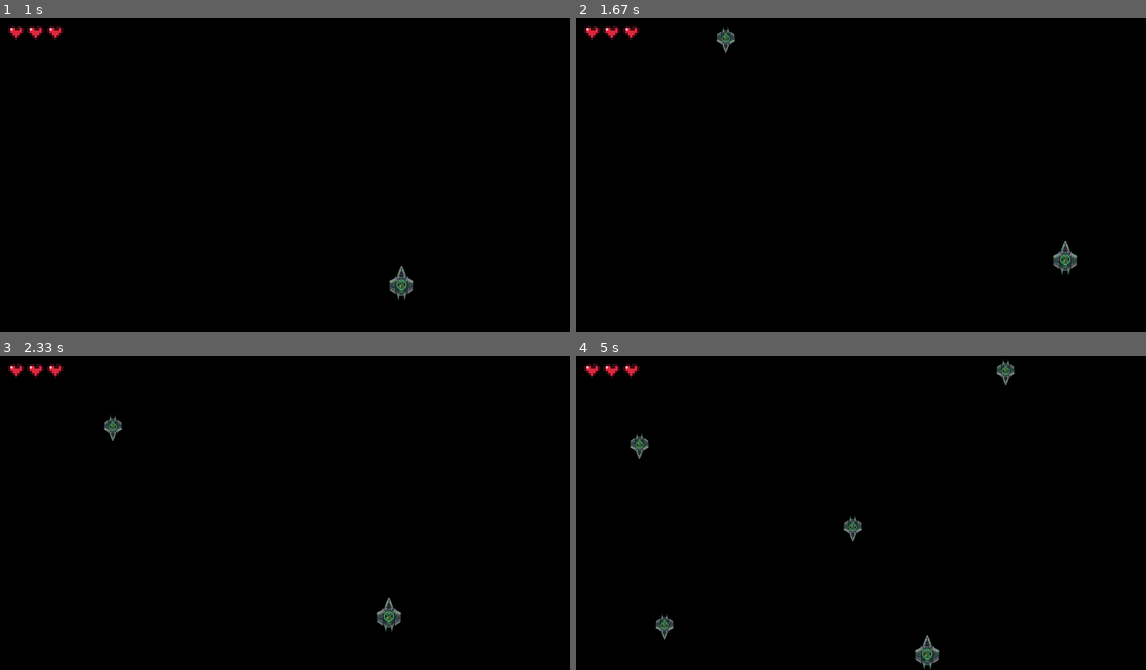
Above: before the commit, frames 1-4 (two rows, left to right).
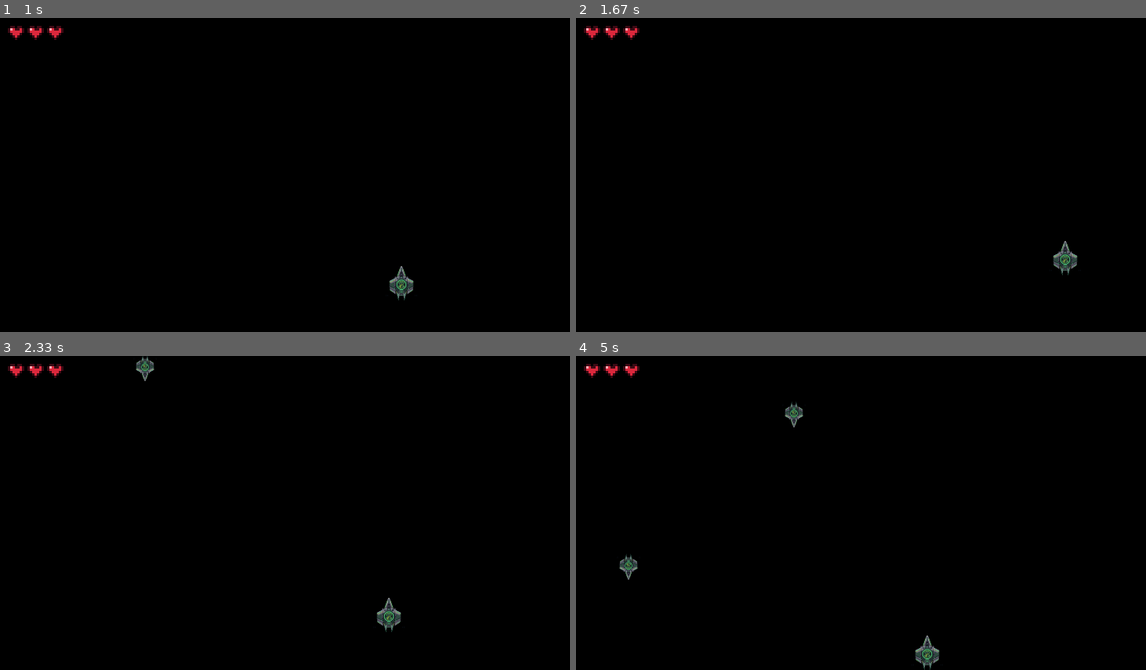
Above: after the commit, the same moments.

Repository: Nikolas-05/Pygame-Demo
Game: pygame game, started from Main.py
Same seed, same stepped clock (60 frames per second), same inputs: the game is played once before the commit and once after it.
Inputs:
- Up to frame 1 (1 s): hold Right 0.33-0.8 s; hold Up from 0.83 s (still down)
- Up to frame 2 (1.67 s): release Up at 1.13 s; hold Right 1.17-1.63 s
- Up to frame 3 (2.33 s): hold Left 1.67-2.2 s; hold Down from 2.23 s (still down)
- Up to frame 4 (5 s): release Down at 2.53 s; hold Left 2.57-2.97 s; hold Up 3-3.37 s; hold Right 3.4-4.03 s; hold Down 4.07-4.43 s; hold Left 4.47-4.93 s; hold Right from 4.97 s (still down)

Frame 1 is identical in both runs. In frame 2, 0.1% of the frame differs, in the area x 24-28%, y 2-11%; in frame 3, 0.3%; in frame 4, 0.9%, in the area x 7-78%, y 1-91%.

Commit message:
life lose

Diff:
--- a/Enemy_class.py
+++ b/Enemy_class.py
@@ -56,5 +56,5 @@
 
     def update(self, screen_height=400):
         self.move()
-        if self.rect.top > screen_height:      # gone past the bottom of the screen
+        if self.rect.top > screen_height:
             self.kill()
--- a/Main.py
+++ b/Main.py
@@ -21,7 +21,7 @@
 
 enemies = pg.sprite.Group()
 ENEMY_SPAWN = pg.USEREVENT + 1
-pg.time.set_timer(ENEMY_SPAWN, 1200)       # a new enemy every 1.2 seconds
+pg.time.set_timer(ENEMY_SPAWN, 2000)
 
 while True:
     for event in pg.event.get():
@@ -35,19 +35,17 @@
         if event.type == ENEMY_SPAWN:
             enemies.add(Enemy(screen.get_width()))
 
-    # if cat.hard_landing or bitten or hit_by_car:
-    #     shake_timer = SHAKE_FRAMES
-    #     lives.lose_life(1)
-    #     if lives.out_of_lives():
-    #         haptics.set(0)
-    #         py.quit()
-    #         sys.exit()
-    # lives.update()
     screen.fill('black')
     player.update(screen.get_size())
     player.draw(screen)
+    enemies.update(screen.get_height())
 
-    enemies.update(screen.get_height())
+    if pg.sprite.spritecollide(player.sprite, enemies, True):
+        lives.lose_life(1)
+        if lives.out_of_lives():
+            pg.quit()
+            sys.exit()
+
     enemies.draw(screen)
     lives.draw(screen)
     pg.display.update()
Binary file added: SpaceShooterAssetPack_BackGrounds.png
Binary file added: SpaceShooterAssetPack_Ships.png
